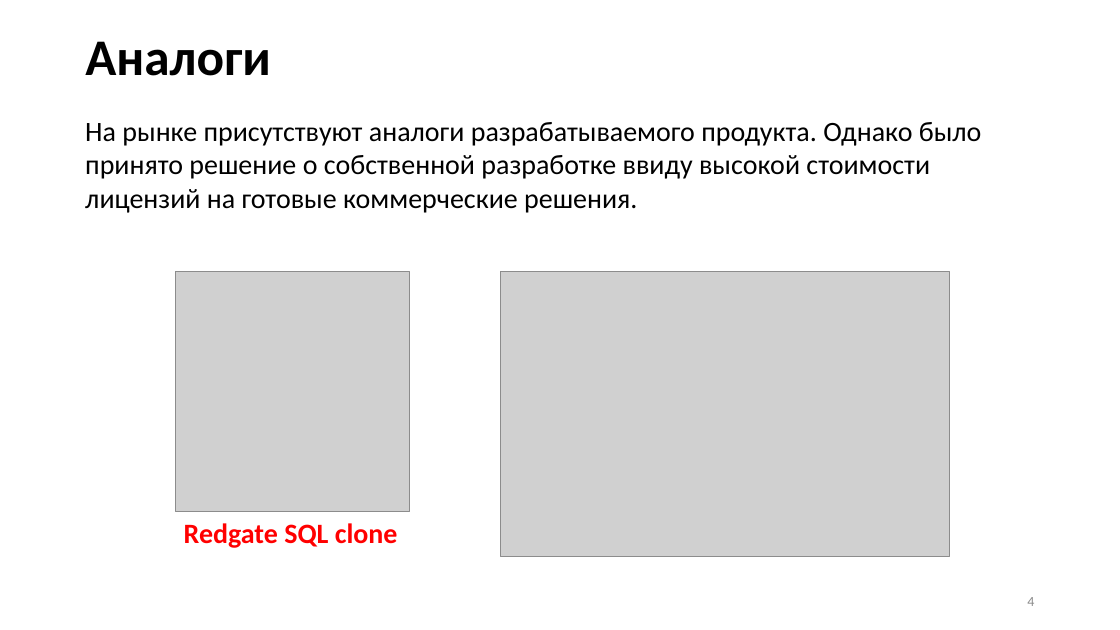
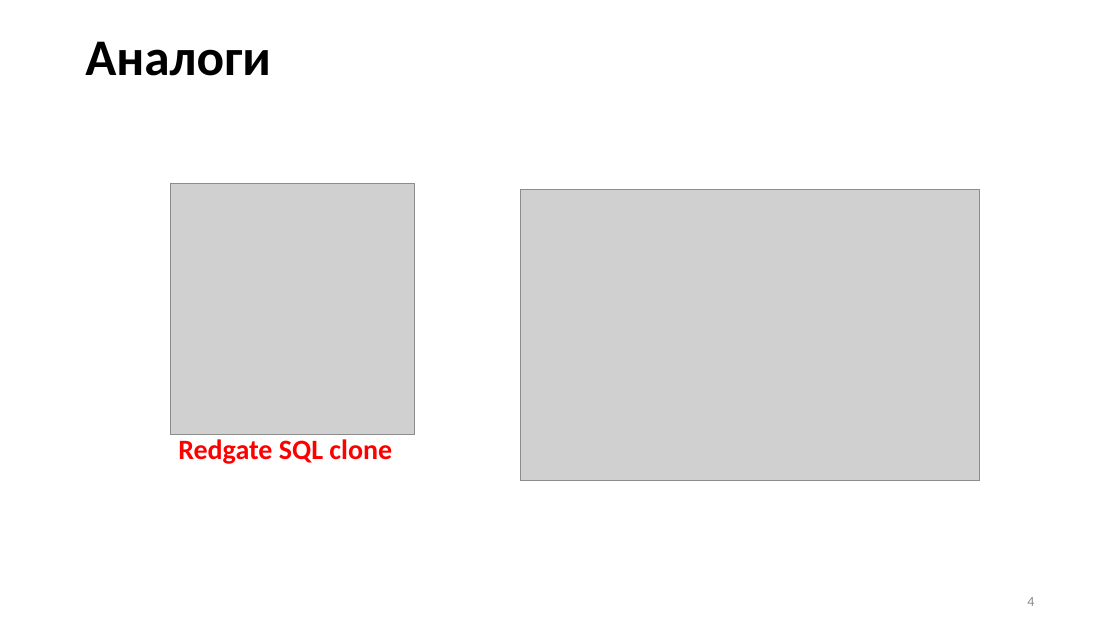
Before and after one commit to Hansola1/VKI, a slide deck: slide 4 of Диплом/Презентация/Бородина_Анастасия_Владимировна_2207Д2_06.05.26.pptx. Drawn at 1120x630 pixels with LibreOffice and Linux fonts; fonts in the diff are those of the drawing; grey boxes stand for pictures. Boxes give left, top, right and bottom in pixels: in the first picture for what was removed or moved away, otherwise in the second. Text is boxed around its words. In the diff, an @@ line names an element or a change of style, - is before the commit and + after.

```diff
--- a/Диплом/Презентация/Бородина_Анастасия_Владимировна_2207Д2_06.05.26.pptx
+++ b/Диплом/Презентация/Бородина_Анастасия_Владимировна_2207Д2_06.05.26.pptx
@@ text removed at [85, 122, 982, 213] @@
-На рынке присутствуют аналоги разрабатываемого продукта. Однако было принято решение о собственной разработке ввиду высокой стоимости лицензий на готовые коммерческие решения.
@@ picture: place and size @@
-picture at [176, 272, 410, 513]
+picture at [170, 183, 414, 434]
@@ picture: place and size @@
-picture at [501, 272, 950, 557]
+picture at [520, 190, 980, 481]
@@ text "Redgate SQL clone": place and size @@
-text "Redgate SQL clone" at [184, 523, 398, 548]
+text "Redgate SQL clone" at [178, 439, 392, 464]
```
Also in this commit, not shown: 6 other slides changed, 7 other files.
